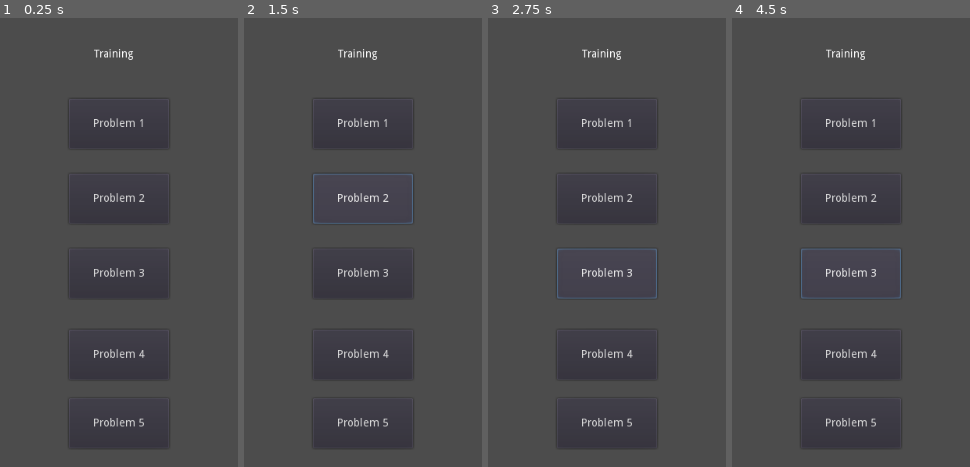
Above: before the commit, frames 1-4 (left to right).
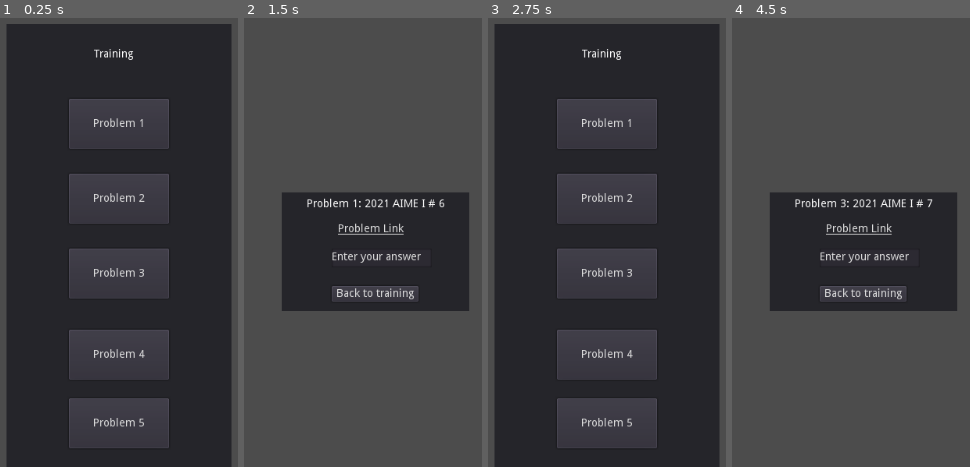
Above: after the commit, the same moments.

Repository: bkf2020/gamc
Game: Godot game, scene res://Training.tscn
Two runs of this game, one before a commit and one after it. Both use one fixed random seed, a clock stepped at 60 frames per second and the inputs below.
Inputs (mouse positions are in pixels of both pictures, inside the frame that each line leads up to):
- Up to frame 1 (0.25 s): no input
- Up to frame 2 (1.5 s): click "Problem 1" at 0.5 s; click (363, 197) at 1.25 s, where only the run before the commit has a clickable "Problem 2"
- Up to frame 3 (2.75 s): click (618, 291) at 2 s, where only the run after the commit has a clickable "Back to training"
- Up to frame 4 (4.5 s): click "Problem 2" at 2.75 s; click (862, 291) at 3.5 s, where only the run after the commit has a clickable "Back to training"; click "Problem 3" at 4.25 s

The runs differ from the first frame. In frame 1, 69% of the frame differs, in the area x 2-98%, y 1-100%; in frame 2, 18%; in frame 3, 69%; in frame 4, 18%.

Commit message:
adding the problem scenes the scenes have: 1. links to open problems, 2. submission text box 3. button to go back to training

Diff:
--- /dev/null
+++ b/src/Problem1.tscn
@@ -0,0 +1,58 @@
+[gd_scene load_steps=2 format=2]
+
+[ext_resource path="res://ProblemScene.gd" type="Script" id=1]
+
+[node name="Node2D" type="Node2D"]
+
+[node name="Panel" type="Panel" parent="."]
+margin_left = 408.0
+margin_top = 248.0
+margin_right = 648.0
+margin_bottom = 400.0
+script = ExtResource( 1 )
+__meta__ = {
+"_edit_use_anchors_": false
+}
+
+[node name="TextEdit" type="TextEdit" parent="Panel"]
+margin_left = 64.0
+margin_top = 72.0
+margin_right = 192.0
+margin_bottom = 96.0
+text = "Enter your answer"
+__meta__ = {
+"_edit_use_anchors_": false
+}
+
+[node name="ProblemLink1" type="LinkButton" parent="Panel"]
+margin_left = 72.0
+margin_top = 40.0
+margin_right = 156.0
+margin_bottom = 54.0
+text = "Problem Link"
+__meta__ = {
+"_edit_use_anchors_": false
+}
+
+[node name="Label" type="Label" parent="Panel"]
+margin_left = 32.0
+margin_top = 8.0
+margin_right = 216.0
+margin_bottom = 24.0
+text = "Problem 1: 2021 AIME I # 6"
+__meta__ = {
+"_edit_use_anchors_": false
+}
+
+[node name="BackTraining" type="Button" parent="Panel"]
+margin_left = 64.0
+margin_top = 120.0
+margin_right = 175.0
+margin_bottom = 140.0
+text = "Back to training"
+__meta__ = {
+"_edit_use_anchors_": false
+}
+
+[connection signal="pressed" from="Panel/ProblemLink1" to="Panel" method="_on_ProblemLink1_pressed"]
+[connection signal="pressed" from="Panel/BackTraining" to="Panel" method="_on_BackTraining_pressed"]
--- /dev/null
+++ b/src/Problem2.tscn
@@ -0,0 +1,58 @@
+[gd_scene load_steps=2 format=2]
+
+[ext_resource path="res://ProblemScene.gd" type="Script" id=1]
+
+[node name="Node2D" type="Node2D"]
+
+[node name="Panel" type="Panel" parent="."]
+margin_left = 408.0
+margin_top = 248.0
+margin_right = 648.0
+margin_bottom = 400.0
+script = ExtResource( 1 )
+__meta__ = {
+"_edit_use_anchors_": false
+}
+
+[node name="TextEdit" type="TextEdit" parent="Panel"]
+margin_left = 64.0
+margin_top = 72.0
+margin_right = 192.0
+margin_bottom = 96.0
+text = "Enter your answer"
+__meta__ = {
+"_edit_use_anchors_": false
+}
+
+[node name="ProblemLink2" type="LinkButton" parent="Panel"]
+margin_left = 72.0
+margin_top = 40.0
+margin_right = 156.0
+margin_bottom = 54.0
+text = "Problem Link"
+__meta__ = {
+"_edit_use_anchors_": false
+}
+
+[node name="Label" type="Label" parent="Panel"]
+margin_left = 32.0
+margin_top = 8.0
+margin_right = 216.0
+margin_bottom = 24.0
+text = "Problem 2: 2021 AIME II # 6"
+__meta__ = {
+"_edit_use_anchors_": false
+}
+
+[node name="BackTraining" type="Button" parent="Panel"]
+margin_left = 64.0
+margin_top = 120.0
+margin_right = 175.0
+margin_bottom = 140.0
+text = "Back to training"
+__meta__ = {
+"_edit_use_anchors_": false
+}
+
+[connection signal="pressed" from="Panel/ProblemLink2" to="Panel" method="_on_ProblemLink2_pressed"]
+[connection signal="pressed" from="Panel/BackTraining" to="Panel" method="_on_BackTraining_pressed"]
--- /dev/null
+++ b/src/Problem3.tscn
@@ -0,0 +1,58 @@
+[gd_scene load_steps=2 format=2]
+
+[ext_resource path="res://ProblemScene.gd" type="Script" id=1]
+
+[node name="Node2D" type="Node2D"]
+
+[node name="Panel" type="Panel" parent="."]
+margin_left = 408.0
+margin_top = 248.0
+margin_right = 648.0
+margin_bottom = 400.0
+script = ExtResource( 1 )
+__meta__ = {
+"_edit_use_anchors_": false
+}
+
+[node name="TextEdit" type="TextEdit" parent="Panel"]
+margin_left = 64.0
+margin_top = 72.0
+margin_right = 192.0
+margin_bottom = 96.0
+text = "Enter your answer"
+__meta__ = {
+"_edit_use_anchors_": false
+}
+
+[node name="ProblemLink3" type="LinkButton" parent="Panel"]
+margin_left = 72.0
+margin_top = 40.0
+margin_right = 156.0
+margin_bottom = 54.0
+text = "Problem Link"
+__meta__ = {
+"_edit_use_anchors_": false
+}
+
+[node name="Label" type="Label" parent="Panel"]
+margin_left = 32.0
+margin_top = 8.0
+margin_right = 216.0
+margin_bottom = 24.0
+text = "Problem 3: 2021 AIME I # 7"
+__meta__ = {
+"_edit_use_anchors_": false
+}
+
+[node name="BackTraining" type="Button" parent="Panel"]
+margin_left = 64.0
+margin_top = 120.0
+margin_right = 175.0
+margin_bottom = 140.0
+text = "Back to training"
+__meta__ = {
+"_edit_use_anchors_": false
+}
+
+[connection signal="pressed" from="Panel/ProblemLink3" to="Panel" method="_on_ProblemLink3_pressed"]
+[connection signal="pressed" from="Panel/BackTraining" to="Panel" method="_on_BackTraining_pressed"]
--- /dev/null
+++ b/src/Problem4.tscn
@@ -0,0 +1,58 @@
+[gd_scene load_steps=2 format=2]
+
+[ext_resource path="res://ProblemScene.gd" type="Script" id=1]
+
+[node name="Node2D" type="Node2D"]
+
+[node name="Panel" type="Panel" parent="."]
+margin_left = 408.0
+margin_top = 248.0
+margin_right = 648.0
+margin_bottom = 400.0
+script = ExtResource( 1 )
+__meta__ = {
+"_edit_use_anchors_": false
+}
+
+[node name="TextEdit" type="TextEdit" parent="Panel"]
+margin_left = 64.0
+margin_top = 72.0
+margin_right = 192.0
+margin_bottom = 96.0
+text = "Enter your answer"
+__meta__ = {
+"_edit_use_anchors_": false
+}
+
+[node name="ProblemLink4" type="LinkButton" parent="Panel"]
+margin_left = 72.0
+margin_top = 40.0
+margin_right = 156.0
+margin_bottom = 54.0
+text = "Problem Link"
+__meta__ = {
+"_edit_use_anchors_": false
+}
+
+[node name="Label" type="Label" parent="Panel"]
+margin_left = 32.0
+margin_top = 8.0
+margin_right = 216.0
+margin_bottom = 24.0
+text = "Problem 1: 2021 AIME II # 7"
+__meta__ = {
+"_edit_use_anchors_": false
+}
+
+[node name="BackTraining" type="Button" parent="Panel"]
+margin_left = 64.0
+margin_top = 120.0
+margin_right = 175.0
+margin_bottom = 140.0
+text = "Back to training"
+__meta__ = {
+"_edit_use_anchors_": false
+}
+
+[connection signal="pressed" from="Panel/ProblemLink4" to="Panel" method="_on_ProblemLink4_pressed"]
+[connection signal="pressed" from="Panel/BackTraining" to="Panel" method="_on_BackTraining_pressed"]
--- /dev/null
+++ b/src/Problem5.tscn
@@ -0,0 +1,58 @@
+[gd_scene load_steps=2 format=2]
+
+[ext_resource path="res://ProblemScene.gd" type="Script" id=1]
+
+[node name="Node2D" type="Node2D"]
+
+[node name="Panel" type="Panel" parent="."]
+margin_left = 408.0
+margin_top = 248.0
+margin_right = 648.0
+margin_bottom = 400.0
+script = ExtResource( 1 )
+__meta__ = {
+"_edit_use_anchors_": false
+}
+
+[node name="TextEdit" type="TextEdit" parent="Panel"]
+margin_left = 64.0
+margin_top = 72.0
+margin_right = 192.0
+margin_bottom = 96.0
+text = "Enter your answer"
+__meta__ = {
+"_edit_use_anchors_": false
+}
+
+[node name="ProblemLink5" type="LinkButton" parent="Panel"]
+margin_left = 72.0
+margin_top = 40.0
+margin_right = 156.0
+margin_bottom = 54.0
+text = "Problem Link"
+__meta__ = {
+"_edit_use_anchors_": false
+}
+
+[node name="Label" type="Label" parent="Panel"]
+margin_left = 32.0
+margin_top = 8.0
+margin_right = 216.0
+margin_bottom = 24.0
+text = "Problem 1: 2021 AIME I # 8"
+__meta__ = {
+"_edit_use_anchors_": false
+}
+
+[node name="BackTraining" type="Button" parent="Panel"]
+margin_left = 64.0
+margin_top = 120.0
+margin_right = 175.0
+margin_bottom = 140.0
+text = "Back to training"
+__meta__ = {
+"_edit_use_anchors_": false
+}
+
+[connection signal="pressed" from="Panel/ProblemLink5" to="Panel" method="_on_ProblemLink5_pressed"]
+[connection signal="pressed" from="Panel/BackTraining" to="Panel" method="_on_BackTraining_pressed"]
--- /dev/null
+++ b/src/ProblemScene.gd
@@ -0,0 +1,42 @@
+extends Panel
+
+
+# Declare member variables here. Examples:
+# var a = 2
+# var b = "text"
+
+
+# Called when the node enters the scene tree for the first time.
+func _ready():
+	pass # Replace with function body.
+
+# Called every frame. 'delta' is the elapsed time since the previous frame.
+#func _process(delta):
+#	pass
+
+
+func _on_Problem_1_pressed():
+	get_tree().change_scene("res://Problem1.tscn")
+func _on_Problem_2_pressed():
+	get_tree().change_scene("res://Problem2.tscn")
+func _on_Problem_3_pressed():
+	get_tree().change_scene("res://Problem3.tscn")
+func _on_Problem_4_pressed():
+	get_tree().change_scene("res://Problem4.tscn")
+func _on_Problem_5_pressed():
+	get_tree().change_scene("res://Problem5.tscn")
+
+func _on_BackTraining_pressed():
+	get_tree().change_scene("res://Training.tscn")
+
+
+func _on_ProblemLink1_pressed():
+	OS.shell_open("https://artofproblemsolving.com/wiki/index.php/2021_AIME_I_Problems#Problem_6")
+func _on_ProblemLink2_pressed():
+	OS.shell_open("https://artofproblemsolving.com/wiki/index.php/2021_AIME_II_Problems#Problem_6")
+func _on_ProblemLink3_pressed():
+	OS.shell_open("https://artofproblemsolving.com/wiki/index.php/2021_AIME_I_Problems#Problem_7")
+func _on_ProblemLink4_pressed():
+	OS.shell_open("https://artofproblemsolving.com/wiki/index.php/2021_AIME_II_Problems#Problem_7")
+func _on_ProblemLink5_pressed():
+	OS.shell_open("https://artofproblemsolving.com/wiki/index.php/2021_AIME_I_Problems#Problem_8")
--- a/src/Training.tscn
+++ b/src/Training.tscn
@@ -1,64 +1,81 @@
-[gd_scene format=2]
+[gd_scene load_steps=2 format=2]
+
+[ext_resource path="res://ProblemScene.gd" type="Script" id=1]
 
 [node name="Node2D" type="Node2D"]
 
-[node name="Training" type="Label" parent="."]
-margin_left = 480.0
-margin_top = 64.0
-margin_right = 544.0
-margin_bottom = 80.0
-text = "Training"
-percent_visible = -0.125
+[node name="TrainingPanel" type="Panel" parent="."]
+margin_left = 368.0
+margin_top = 32.0
+margin_right = 656.0
+margin_bottom = 624.0
+script = ExtResource( 1 )
 __meta__ = {
 "_edit_use_anchors_": false
 }
 
-[node name="Problem 1" type="Button" parent="."]
-margin_left = 448.0
-margin_top = 128.0
-margin_right = 576.0
-margin_bottom = 192.0
+[node name="Training" type="Label" parent="TrainingPanel"]
+margin_left = 112.0
+margin_top = 32.0
+margin_right = 176.0
+margin_bottom = 48.0
+text = "Training"
+__meta__ = {
+"_edit_use_anchors_": false
+}
+
+[node name="Problem 1" type="Button" parent="TrainingPanel"]
+margin_left = 80.0
+margin_top = 96.0
+margin_right = 208.0
+margin_bottom = 160.0
 text = "Problem 1"
 __meta__ = {
 "_edit_use_anchors_": false
 }
 
-[node name="Problem 2" type="Button" parent="."]
-margin_left = 448.0
-margin_top = 224.0
-margin_right = 576.0
-margin_bottom = 288.0
+[node name="Problem 2" type="Button" parent="TrainingPanel"]
+margin_left = 80.0
+margin_top = 192.0
+margin_right = 208.0
+margin_bottom = 256.0
 text = "Problem 2"
 __meta__ = {
 "_edit_use_anchors_": false
 }
 
-[node name="Problem 3" type="Button" parent="."]
-margin_left = 448.0
-margin_top = 320.0
-margin_right = 576.0
-margin_bottom = 384.0
+[node name="Problem 3" type="Button" parent="TrainingPanel"]
+margin_left = 80.0
+margin_top = 288.0
+margin_right = 208.0
+margin_bottom = 352.0
 text = "Problem 3"
 __meta__ = {
 "_edit_use_anchors_": false
 }
 
-[node name="Problem 4" type="Button" parent="."]
-margin_left = 448.0
-margin_top = 424.0
-margin_right = 576.0
-margin_bottom = 488.0
+[node name="Problem 4" type="Button" parent="TrainingPanel"]
+margin_left = 80.0
+margin_top = 392.0
+margin_right = 208.0
+margin_bottom = 456.0
 text = "Problem 4"
 __meta__ = {
 "_edit_use_anchors_": false
 }
 
-[node name="Problem 5" type="Button" parent="."]
-margin_left = 448.0
-margin_top = 512.0
-margin_right = 576.0
-margin_bottom = 576.0
+[node name="Problem 5" type="Button" parent="TrainingPanel"]
+margin_left = 80.0
+margin_top = 480.0
+margin_right = 208.0
+margin_bottom = 544.0
 text = "Problem 5"
 __meta__ = {
 "_edit_use_anchors_": false
 }
+
+[connection signal="pressed" from="TrainingPanel/Problem 1" to="TrainingPanel" method="_on_Problem_1_pressed"]
+[connection signal="pressed" from="TrainingPanel/Problem 2" to="TrainingPanel" method="_on_Problem_2_pressed"]
+[connection signal="pressed" from="TrainingPanel/Problem 3" to="TrainingPanel" method="_on_Problem_3_pressed"]
+[connection signal="pressed" from="TrainingPanel/Problem 4" to="TrainingPanel" method="_on_Problem_4_pressed"]
+[connection signal="pressed" from="TrainingPanel/Problem 5" to="TrainingPanel" method="_on_Problem_5_pressed"]
